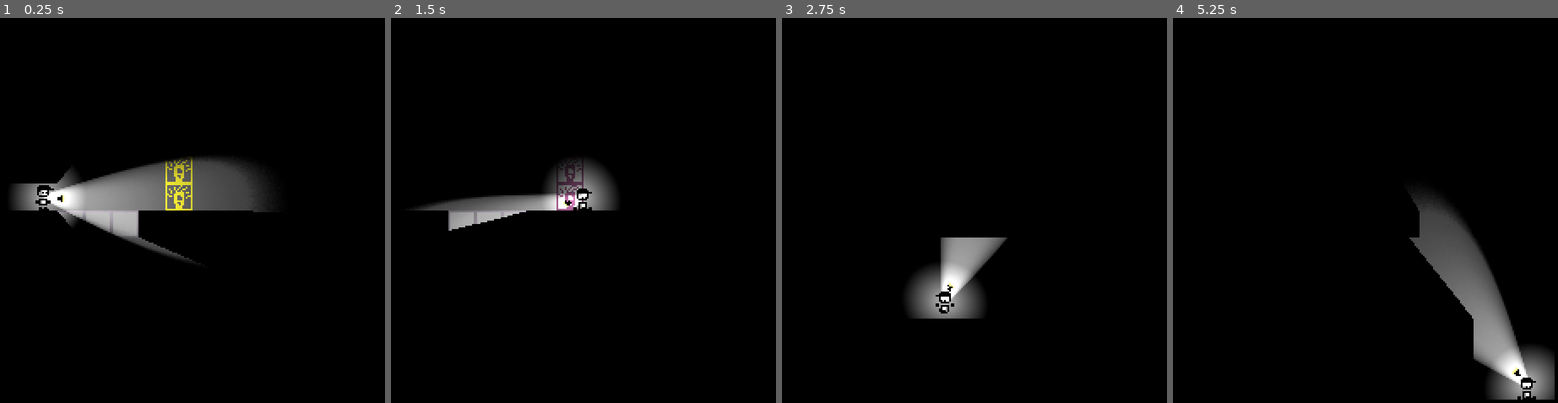
Above: before the commit, frames 1-4 (left to right).
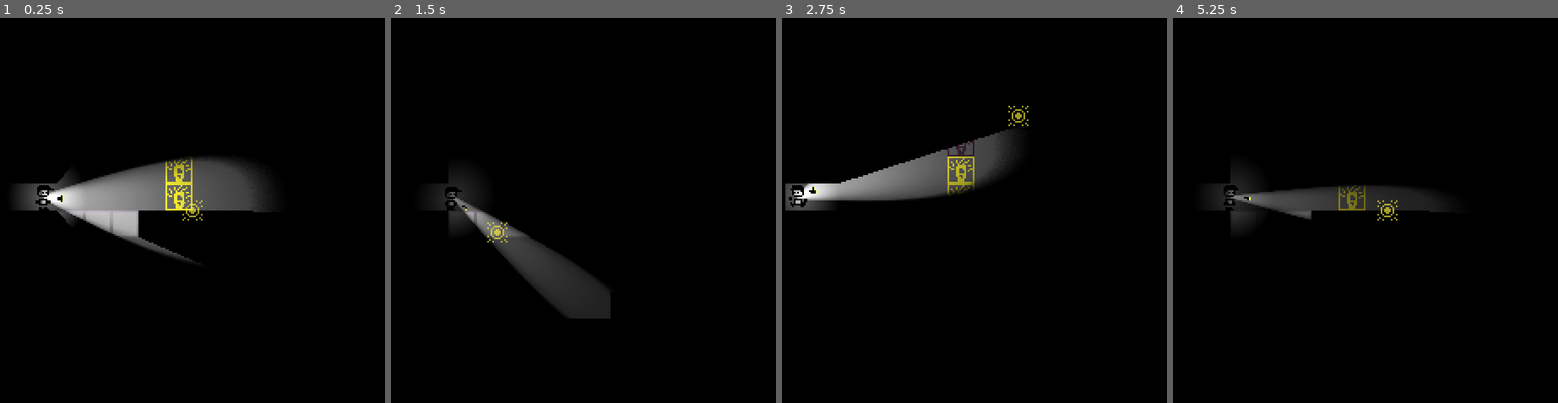
Above: after the commit, the same moments.

Repository: DylanPerry2098/ScreenTear
Game: Godot game, scene res://scenes/levels/test_room.tscn
The game is run twice, just before and just after one commit, with the same random seed, the same clock (stepped at 60 frames per second) and the same inputs.
Inputs (mouse positions are in pixels of both pictures, inside the frame that each line leads up to):
- Up to frame 1 (0.25 s): no input
- Up to frame 2 (1.5 s): move the mouse to (679, 187) at 0.52 s; hold D (move_right) from 0.53 s (still down); tap F (turn_off_flashlight, bound only after the commit) at 0.6 s; tap Space (jump) at 0.77 s; move the mouse to (498, 233) at 1.27 s; tap E (interact) at 1.35 s
- Up to frame 3 (2.75 s): tap Space (jump) at 1.52 s; tap F (turn_off_flashlight, bound only after the commit) at 1.55, 2.1 s; move the mouse to (1016, 114) at 2.02 s; release D (move_right) at 2.03 s; hold A (move_left) from 2.03 s (still down)
- Up to frame 4 (5.25 s): move the mouse to (1342, 295) at 2.77 s; release A (move_left) at 2.78 s; hold D (move_right) 2.78-4.28 s; tap F (turn_off_flashlight, bound only after the commit) at 2.85, 3.8, 4.35, 5.1 s; tap Space (jump) at 3.02, 3.77, 4.52 s; move the mouse to (1496, 275) at 3.52 s; tap E (interact) at 3.6 s; move the mouse to (1234, 145) at 4.27 s; hold A (move_left) 4.28-5.03 s; move the mouse to (1388, 210) at 5.02 s; hold D (move_right) from 5.03 s (still down)

The runs differ from the first frame. In frame 1, 1.0% of the frame differs, in the area x 4-53%, y 40-54%; in frame 2, 7.4%; in frame 3, 8.6%; in frame 4, 10%, in the area x 10-100%, y 40-100%.

Commit message:
flashlight turn off/level reset
turn off with "F"

Diff:
--- a/project.godot
+++ b/project.godot
@@ -71,6 +71,11 @@
 "events": [Object(InputEventKey,"resource_local_to_scene":false,"resource_name":"","device":-1,"window_id":0,"alt_press …(192 unchanged characters)…
 ]
 }
+turn_off_flashlight={
+"deadzone": 0.2,
+"events": [Object(InputEventKey,"resource_local_to_scene":false,"resource_name":"","device":-1,"window_id":0,"alt_pressed":false,"shift_pressed":false,"ctrl_pressed":false,"meta_pressed":false,"pressed":false,"keycode":0,"physical_keycode":70,"key_label":0,"unicode":102,"location":0,"echo":false,"script":null)
+]
+}
 
 [layer_names]
 
--- a/scenes/characters/player.tscn
+++ b/scenes/characters/player.tscn
@@ -223,12 +223,13 @@
 [node name="LightCenter" type="Node2D" parent="." unique_id=810472179]
 
 [node name="Flashlight" parent="LightCenter" unique_id=1496237813 instance=ExtResource("10_7vyk4")]
+unique_name_in_owner = true
 
 [node name="Illumination" type="PointLight2D" parent="LightCenter" unique_id=612784230]
+unique_name_in_owner = true
 position = Vector2(1.5, 0)
 rotation = -3.1415925
 scale = Vector2(0.18611793, 0.2064088)
-energy = 1.85
 shadow_enabled = true
 shadow_color = Color(0, 0, 0, 0.74509805)
 texture = ExtResource("11_2l4js")
--- /dev/null
+++ b/scenes/gizmos/flashlight_cursor.gd
@@ -0,0 +1,7 @@
+extends Sprite2D
+
+
+func _physics_process(_delta: float) -> void:
+	visible = true
+	Input.set_mouse_mode(Input.MOUSE_MODE_HIDDEN)
+	global_position = get_viewport().get_mouse_position()
--- /dev/null
+++ b/scenes/gizmos/flashlight_cursor.tscn
@@ -0,0 +1,10 @@
+[gd_scene format=3 uid="uid://b3cty4pj6iieo"]
+
+[ext_resource type="Texture2D" uid="uid://ukta0s7jngmd" path="res://assets/flashlight_cursor.png" id="1_7l2r0"]
+[ext_resource type="Script" uid="uid://diuywx1a7ityq" path="res://scenes/gizmos/flashlight_cursor.gd" id="2_ps4ku"]
+
+[node name="FlashlightCursor" type="Sprite2D" unique_id=1238564414]
+z_index = 5
+z_as_relative = false
+texture = ExtResource("1_7l2r0")
+script = ExtResource("2_ps4ku")
--- a/scenes/levels/level_1.tscn
+++ b/scenes/levels/level_1.tscn
@@ -7,6 +7,8 @@
 [ext_resource type="TileSet" uid="uid://dts5m0ui4v7ai" path="res://resources/main_tileset.tres" id="3_sk5k4"]
 [ext_resource type="Script" uid="uid://dpgbf5745cfw5" path="res://scripts/objects/tile_manager.gd" id="4_oc4kc"]
 [ext_resource type="PackedScene" uid="uid://bl7ln7l3qi0g4" path="res://scenes/gizmos/cam_transition_area.tscn" id="5_sk5k4"]
+[ext_resource type="PackedScene" uid="uid://bxv1ksdqyurbf" path="res://scenes/sound/audio_stream_player_bg_music.tscn" id="8_s8va5"]
+[ext_resource type="PackedScene" uid="uid://c5ilmhfephti" path="res://scenes/gizmos/overhead_light.tscn" id="9_dga24"]
 
 [node name="Level1" type="Node2D" unique_id=330516812]
 script = ExtResource("1_6761a")
@@ -57,8 +59,9 @@
 
 [node name="PressurePlates" type="Node2D" parent="." unique_id=503204228]
 
-[node name="PressurePlate" parent="PressurePlates" unique_id=18738573 instance=ExtResource("3_nsrm0")]
+[node name="PressurePlate" parent="PressurePlates" unique_id=18738573 node_paths=PackedStringArray("connected_obj") instance=ExtResource("3_nsrm0")]
 position = Vector2(153, 240)
+connected_obj = NodePath("../../OverheadLight")
 
 [node name="PressurePlate2" parent="PressurePlates" unique_id=797475552 instance=ExtResource("3_nsrm0")]
 position = Vector2(465, 240)
@@ -71,5 +74,10 @@
 [node name="GoalPlaceholder" type="Node2D" parent="." unique_id=391314156]
 position = Vector2(713, 67)
 
+[node name="AudioStreamPlayer_BGMusic" parent="." unique_id=1090977874 instance=ExtResource("8_s8va5")]
+
+[node name="OverheadLight" parent="." unique_id=1548226924 instance=ExtResource("9_dga24")]
+position = Vector2(132, 100)
+
 [connection signal="body_exited" from="CameraTransitions/CamTransitionArea1" to="." method="_on_cam_transition1_area_body_exited"]
 [connection signal="body_exited" from="CameraTransitions/CamTransitionArea2" to="." method="_on_cam_transition2_area_body_exited"]
--- a/scenes/levels/test_room.tscn
+++ b/scenes/levels/test_room.tscn
@@ -3,6 +3,7 @@
 [ext_resource type="PackedScene" uid="uid://b4wpuqbsh07t4" path="res://scenes/levels/darkness_layer.tscn" id="1_op2op"]
 [ext_resource type="TileSet" uid="uid://dts5m0ui4v7ai" path="res://resources/main_tileset.tres" id="2_asmw1"]
 [ext_resource type="PackedScene" uid="uid://beyip80fsaqxw" path="res://scenes/characters/player.tscn" id="3_gyqsl"]
+[ext_resource type="PackedScene" uid="uid://cvop5pfgclkcx" path="res://scenes/utils/ui.tscn" id="6_asmw1"]
 [ext_resource type="Script" uid="uid://dpgbf5745cfw5" path="res://scripts/objects/tile_manager.gd" id="8_x4gfd"]
 [ext_resource type="PackedScene" uid="uid://bxv1ksdqyurbf" path="res://scenes/sound/audio_stream_player_bg_music.tscn" id="11_x4gfd"]
 
@@ -19,3 +20,5 @@
 position = Vector2(40, 120)
 
 [node name="AudioStreamPlayer_BGMusic" parent="." unique_id=1090977874 instance=ExtResource("11_x4gfd")]
+
+[node name="UI" parent="." unique_id=1226678125 instance=ExtResource("6_asmw1")]
--- /dev/null
+++ b/scenes/utils/ui.tscn
@@ -0,0 +1,8 @@
+[gd_scene format=3 uid="uid://cvop5pfgclkcx"]
+
+[ext_resource type="PackedScene" uid="uid://b3cty4pj6iieo" path="res://scenes/gizmos/flashlight_cursor.tscn" id="1_cby6e"]
+
+[node name="UI" type="CanvasLayer" unique_id=1226678125]
+
+[node name="FlashlightCursor" parent="." unique_id=1238564414 instance=ExtResource("1_cby6e")]
+visible = false
--- a/scripts/player/player.gd
+++ b/scripts/player/player.gd
@@ -19,6 +19,10 @@
 @export var state_land: State
 
 var frames_off_floor := 0
+var _flashlight_turned_off := false
+
+var _flashlight_start_energy := 0.0
+var _illumination_start_energy := 0.0
 
 func can_jump() -> bool:
 	return is_on_floor() or not coyote_timer.is_stopped()
@@ -31,6 +35,9 @@
 		%Sprite2D.flip_h = velocity.x < 0
 
 func _ready() -> void:
+	_flashlight_start_energy = %Flashlight.get_child(0).energy
+	_illumination_start_energy = %Illumination.energy
+	_flashlight_on()
 	if SceneManager.last_main_scene_resource_uid:
 		_find_spawn_position()
 
@@ -40,10 +47,9 @@
 	for node in SceneManager.current_main_scene.get_children():
 		if node is RoomTransitionArea2D:
 			if ResourceLoader.get_resource_uid(node.target_scene) == SceneManager.last_main_scene_resource_uid:
-				print("found spawn location from ",)
 				global_position = node.get_exit_global_pos(%CollisionShape2D.shape.radius)
-				# if node is RoomTransitionArea2D and node.direction == node.Direction.LEFT:
-				# 	%Sprite2D.flip_h = true
+				if node is RoomTransitionArea2D and node.direction == node.Direction.LEFT:
+					%Sprite2D.flip_h = true
 				return
 
 func _physics_process(delta: float) -> void:
@@ -65,6 +71,37 @@
 	state_machine.physics_update(delta)
 	move_and_slide()
 
+	if !_flashlight_turned_off and state_machine.input_handler.flashlight_pressed():
+		_flashlight_off()
+
 func _process(delta: float) -> void:
 	state_machine.update(delta)
 	light_center.look_at(get_global_mouse_position())
+
+func _flashlight_on():
+	_flashlight_turned_off = false
+	var flashlight_tween = create_tween()
+	var light_emit_tween = create_tween()
+	var flashlight_width_tween = create_tween()
+
+	%Flashlight.get_child(0).energy = 0.0
+	%Illumination.energy = 0.0
+	%Flashlight.scale = Vector2(1,0)
+
+
+	flashlight_tween.tween_property(%Flashlight.get_child(0), "energy", _flashlight_start_energy, 0.25)
+	light_emit_tween.tween_property(%Illumination, "energy", _illumination_start_energy, 0.25)
+	flashlight_width_tween.tween_property(%Flashlight, "scale", Vector2(1,1), 0.25)
+
+func _flashlight_off():
+	_flashlight_turned_off = true
+	var flashlight_tween = create_tween()
+	var light_emit_tween = create_tween()
+	var flashlight_width_tween = create_tween()
+	flashlight_tween.tween_property(%Flashlight.get_child(0), "energy", 0.0, 0.25)
+	light_emit_tween.tween_property(%Illumination, "energy", 0.0, 0.25)
+	flashlight_width_tween.tween_property(%Flashlight, "scale", Vector2(1,0), 0.25)
+
+	await flashlight_tween.finished
+	await get_tree().create_timer(0.5).timeout
+	SceneManager.change_scenes(SceneManager.MainScene.SAME)
--- a/scripts/state_machine/player_input_handler.gd
+++ b/scripts/state_machine/player_input_handler.gd
@@ -27,7 +27,8 @@
 func wants_to_dialogue() -> bool:
 	return Input.is_action_just_pressed("interact")
 
-
+func flashlight_pressed() -> bool:
+	return Input.is_action_just_pressed("turn_off_flashlight")
 
 ## Get the mouse's global position in world space
 func get_mouse_position() -> Vector2:
Binary file added: assets/flashlight_cursor.png
Not shown, added: assets/flashlight_cursor.png.import
Not shown, added: scenes/gizmos/flashlight_cursor.gd.uid
